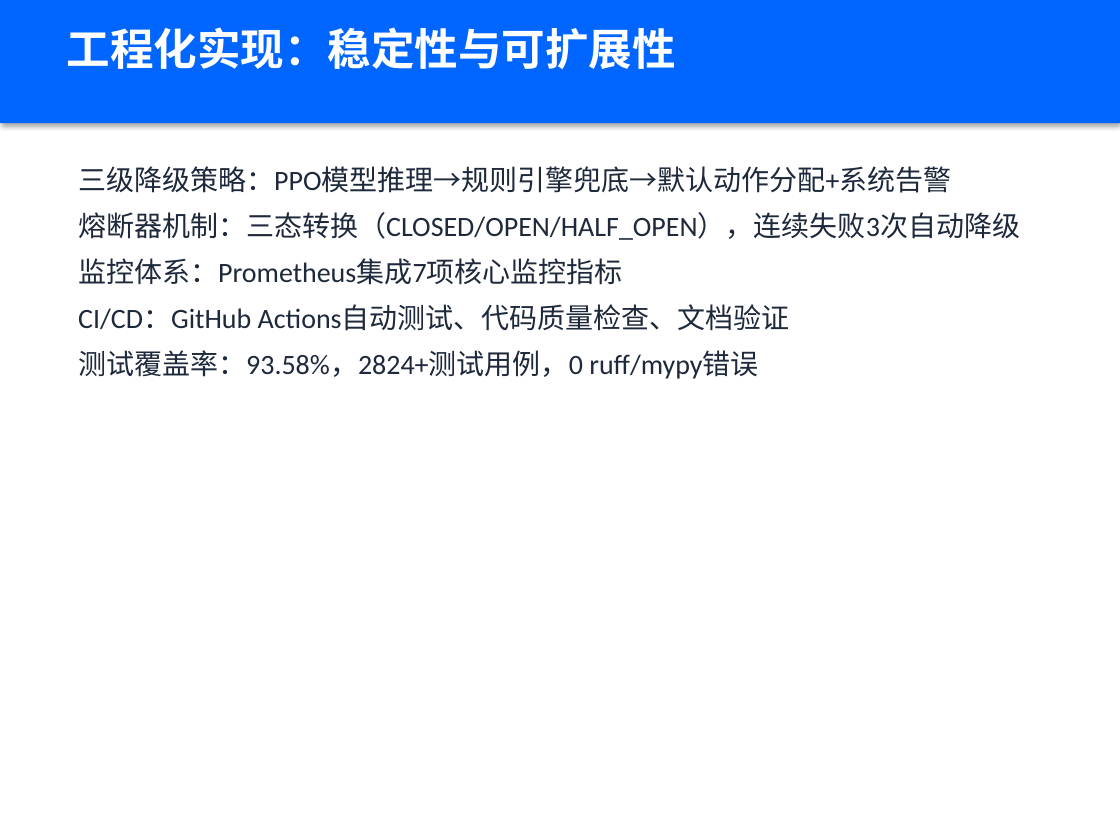
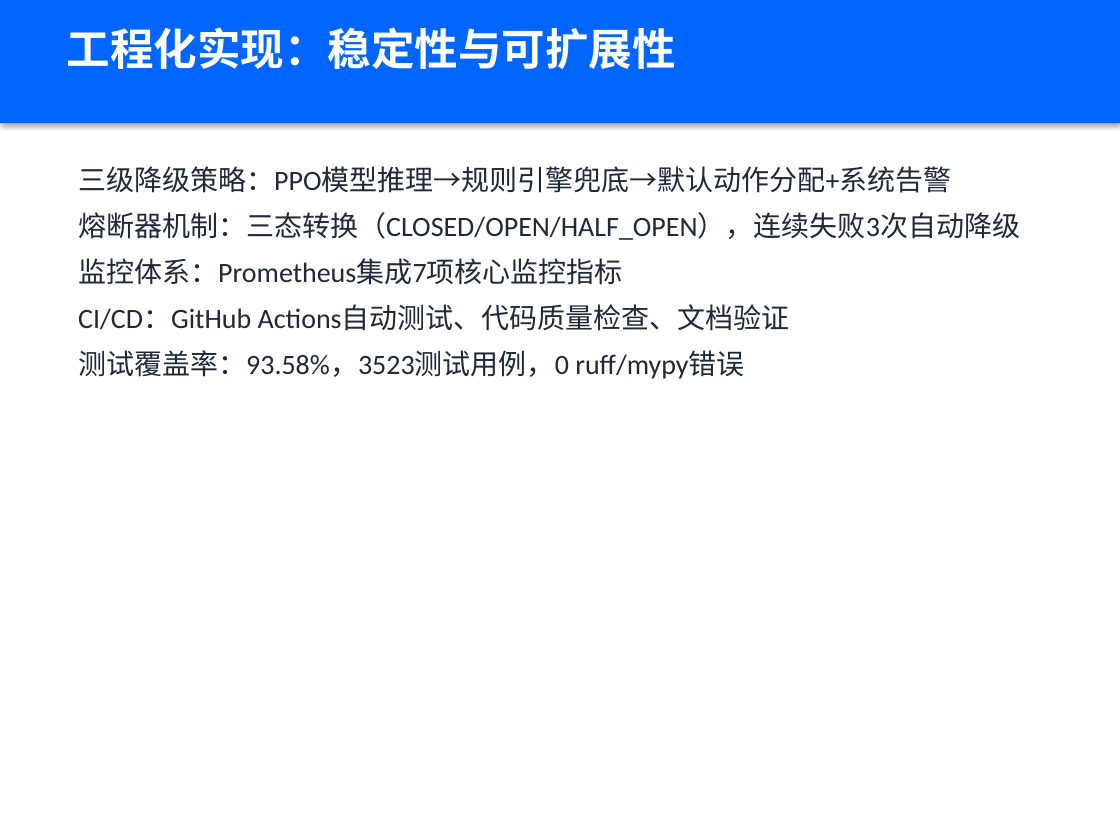
Before and after one commit to xiabai2008/quantum-rl-scheduler, a slide deck: slide 15 of deliverable_models/答辩PPT.pptx. Drawn at 1120x840 pixels with LibreOffice and Linux fonts; fonts in the diff are those of the drawing. Boxes give left, top, right and bottom in pixels: in the first picture for what was removed or moved away, otherwise in the second. Text is boxed around its words. In the diff, an @@ line names an element or a change of style, - is before the commit and + after.

```diff
--- a/deliverable_models/答辩PPT.pptx
+++ b/deliverable_models/答辩PPT.pptx
@@ text at bbox=[78, 350, 744, 379]: text changed @@
-测试覆盖率：93.58%，2824+测试用例，0 ruff/mypy错误
+测试覆盖率：93.58%，3523测试用例，0 ruff/mypy错误
```
Also in this commit, not shown: 7 other slides changed, 1 slide removed, 2 other files.
